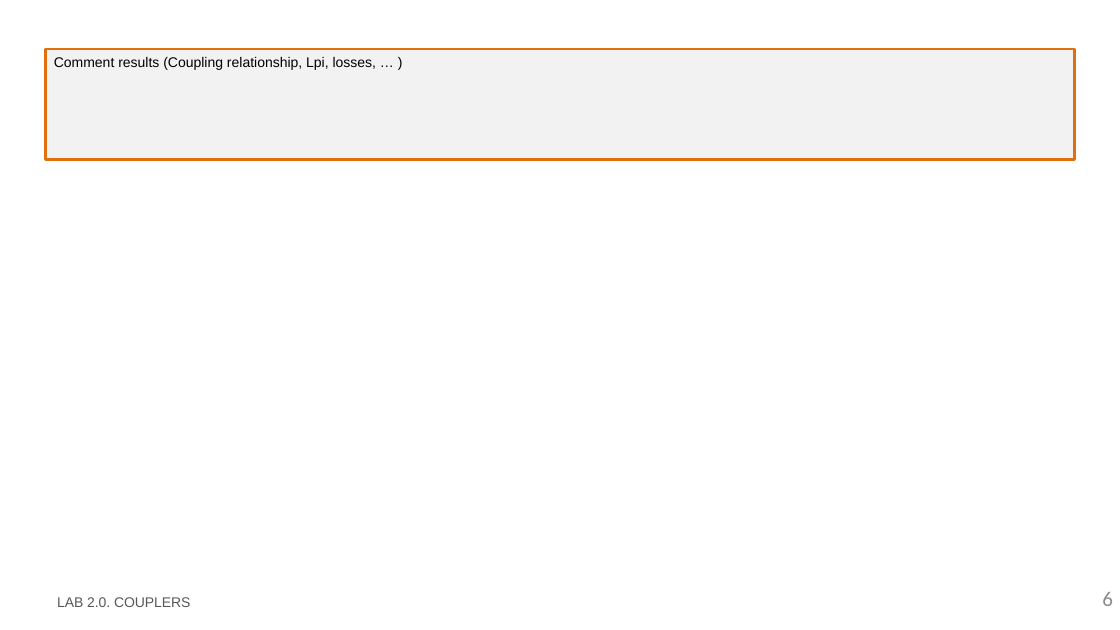
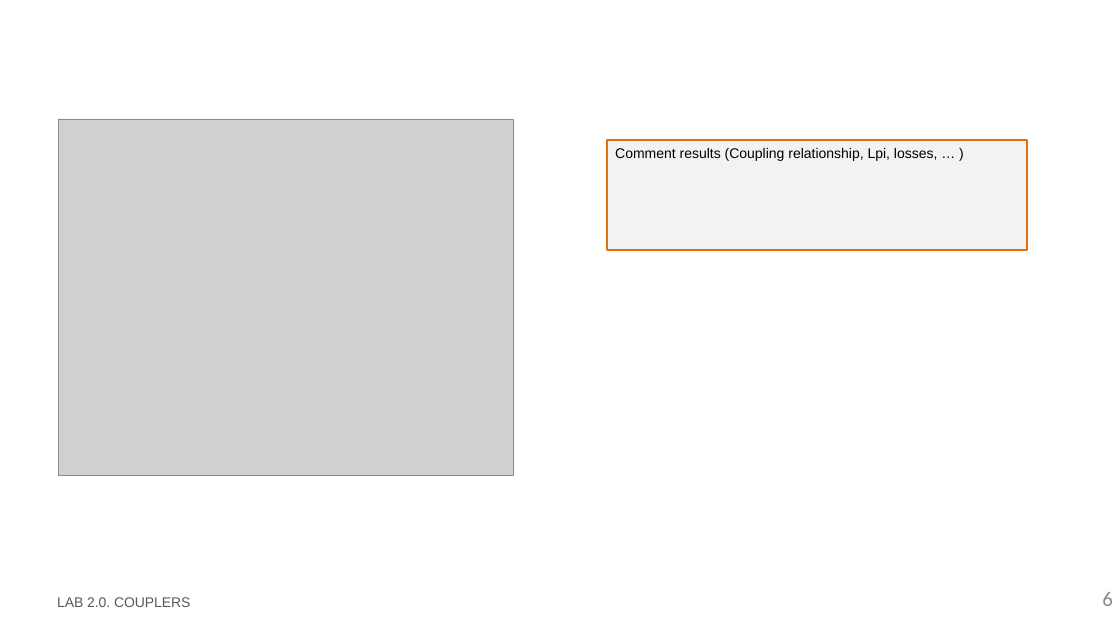
Before and after one commit to nmargar4/pic-upv-lab2, a slide deck: slide 6 of LabBook_20_Nadia.pptx. Drawn at 1120x630 pixels with LibreOffice and Linux fonts; fonts in the diff are those of the drawing; grey boxes stand for pictures; background and template pictures are left out. Boxes give left, top, right and bottom in pixels: in the first picture for what was removed or moved away, otherwise in the second. Text is boxed around its words. In the diff, an @@ line names an element or a change of style, - is before the commit and + after.

```diff
--- a/LabBook_20_Nadia.pptx
+++ b/LabBook_20_Nadia.pptx
@@ picture added at (58, 119, 513, 476) @@
@@ rectangle "Comment results (Coupling relationship, Lpi, ...": place and size @@
-rectangle "Comment results (Coupling relationship, Lpi, ..." at (45, 49, 1075, 159)
+rectangle "Comment results (Coupling relationship, Lpi, ..." at (607, 140, 1028, 250)
```
Also in this commit, not shown: 6 other slides changed, 2 slides added, 2 other files.
